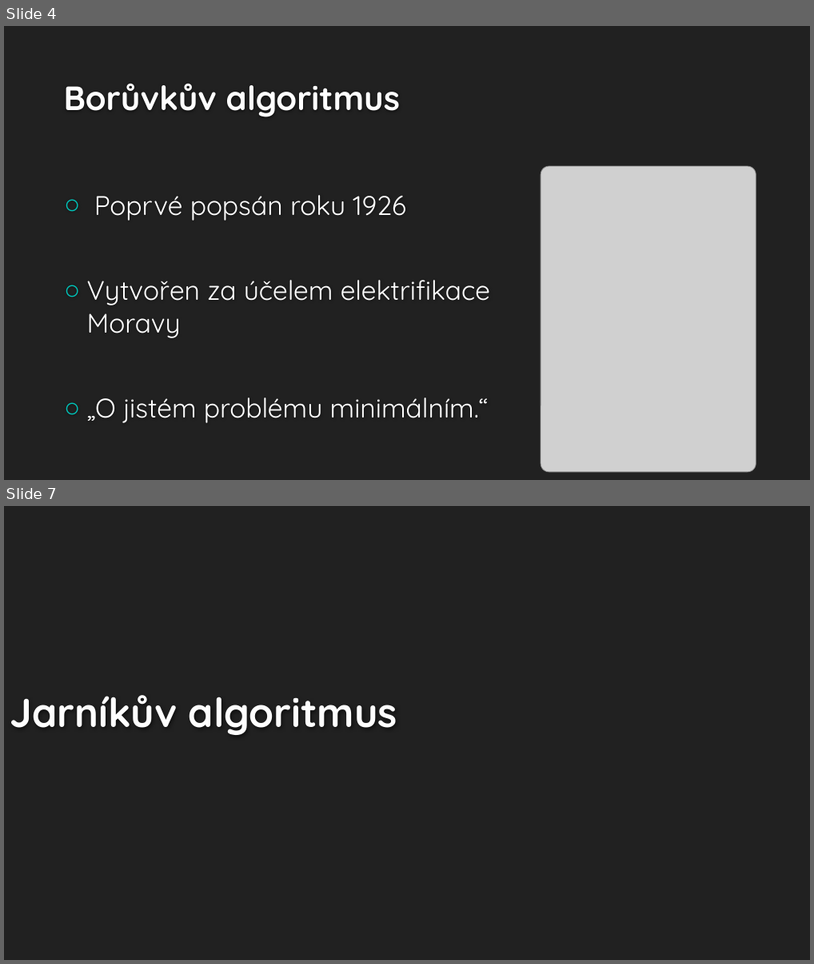
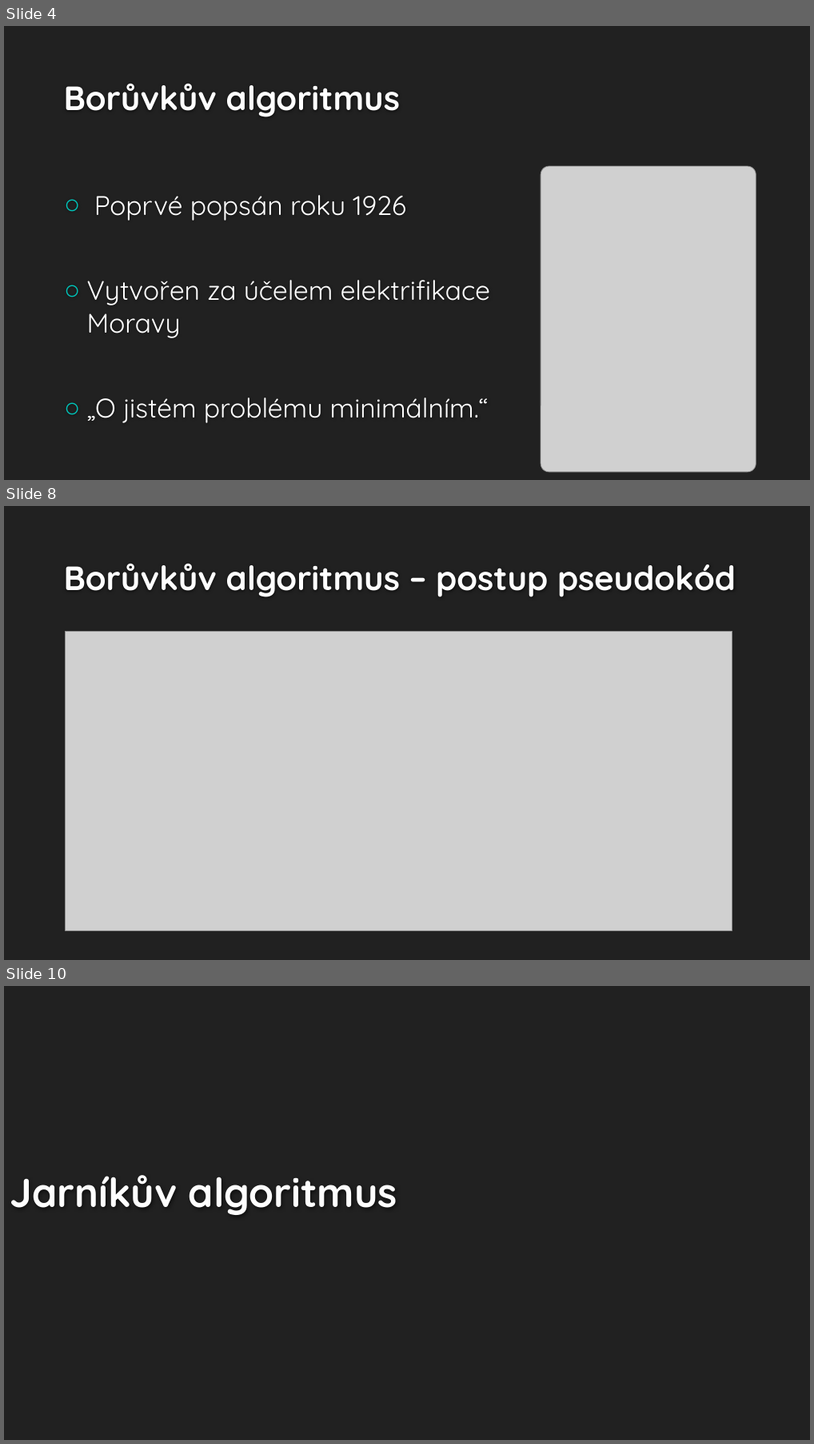
Before and after one commit to Aidam7/Jarnik-Boruvka-MST-Algorithms, a slide deck: output-presentation.pptx. Shown one above the other, each under a label of ours: slides 4 and 7 before the commit, slides 4, 8 and 10 after it; the slides between them are not shown. The pictures are 814x964 and 814x1444 pixels, drawn with LibreOffice and Linux fonts; fonts in the diff are those of the drawing; grey boxes stand for pictures; background and template pictures are left out. Boxes give left, top, right and bottom in pixels: in the first picture for what was removed or moved away, otherwise in the second. Text is boxed around its words. In the diff, an @@ line names an element or a change of style, - is before the commit and + after.

```diff
--- a/output-presentation.pptx
+++ b/output-presentation.pptx
@@ slide 8 added at (x1=4, y1=506, x2=810, y2=960), background #212121 @@
@@ title added at (x1=64, y1=564, x2=736, y2=597), 40 pt, text #FEFEFE, bold @@
+Borůvkův algoritmus – postup pseudokód
@@ picture added at (x1=65, y1=631, x2=732, y2=930) @@
@@ what was slide 7 is now slide 10 @@
```
Also in this commit, not shown: 2 slides changed, 2 other slides added.
